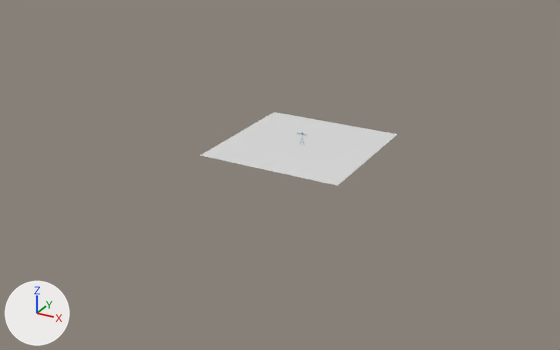
The Blender file Blender/Run Cycle Attempt/run cycle attempt 001.blend as it was, and as the next commit left it.
Camera for both pictures: a camera (50 mm lens) standing at (225.0, -441.0, 194.0) and looking at (-8.0, -16.0, -18.0). The axes (+X, +Y, +Z) are drawn at lower left. The lights are the same throughout.

The older version as bpy lines, for what is in view:
```python
mat_ground = principled_material('Ground')
mat_ground.base_color = (0.739, 0.739, 0.739)  # light grey #dfdfdf
me_plane_002 = bpy.data.meshes.new('Plane.002')
me_plane_002.from_pydata([(-1.0, -1.0, 0.0), (1.0, -1.0, 0.0), (-1.0, 1.0, 0.0), (1.0, 1.0, 0.0)], [], [(0, 1, 3, 2)])
me_plane_002.materials.append(mat_ground)  # light grey #dfdfdf
ob_ground = bpy.data.objects.new('Ground', me_plane_002)
ob_ground.location = (0.0, 0.0, 0.0)
ob_ground.scale = (50.0, 50.0, 50.0)
```
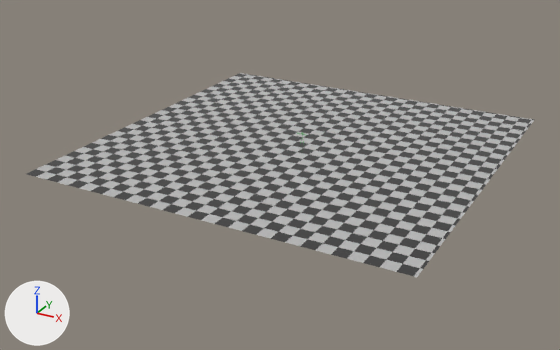
Changed parts and their boxes (x1, y1, x2, y2) in the pictures (560 x 350 px):
'Ground', surface changed, rescaled (white to grey, 157% wider, 173% taller): before (200, 112, 397, 186); after (27, 73, 534, 277)

Edits to the bpy script that builds the scene:
```text
Change mat_ground:
    where n0 = _N.new('ShaderNodeBsdfPrincipled'); n0.name = 'Principled BSDF'
    remove n0.inputs[0].default_value = (0.739, 0.739, 0.739, 1.0)  # 'Base Color', light grey #dfdfdf
    add n2 = _N.new('ShaderNodeMath'); n2.name = 'Math'
    add n2.inputs[1].default_value = 0.05  # 'Value'
    add n3 = _N.new('ShaderNodeTexChecker'); n3.name = 'Checker Texture'
    add n3.inputs[1].default_value = (0.494, 0.494, 0.494, 1.0)  # 'Color1', grey #bbbbbb
    add n3.inputs[2].default_value = (0.0344, 0.0344, 0.0344, 1.0)  # 'Color2', black #343434
    add n3.inputs[3].default_value = 29.2  # 'Scale'
    add _L.new(n3.outputs[0], n0.inputs[0])  # 'Color' to 'Base Color'
    add _L.new(n3.outputs[1], n2.inputs[0])  # 'Factor' to 'Value'
    add _L.new(n2.outputs[0], n0.inputs[2])  # 'Value' to 'Roughness'
Change ob_ground:
    ob_ground.scale: (50.0, 50.0, 50.0) -> (128.0, 128.0, 128.0)
```
